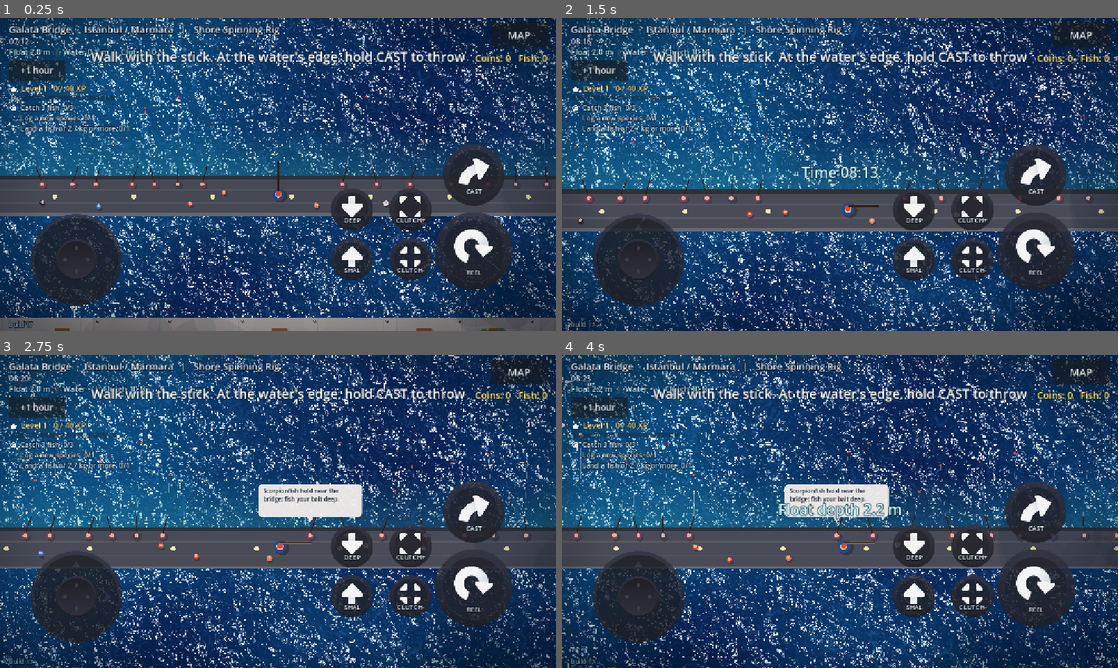
Above: before the commit, frames 1-4 (two rows, left to right).
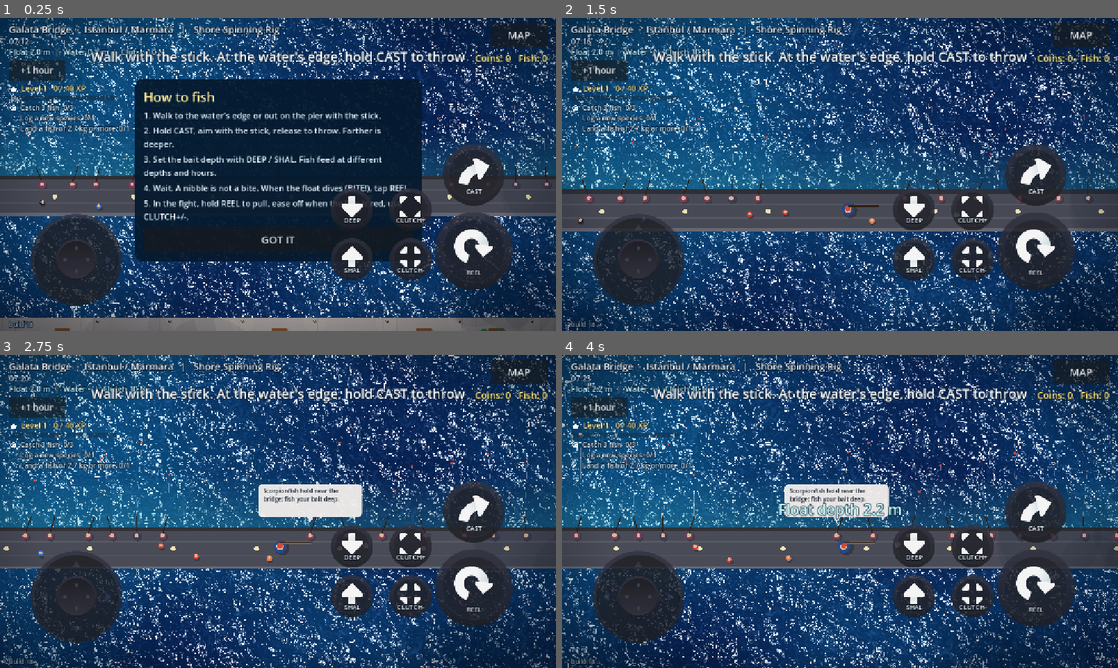
Above: after the commit, the same moments.

Repository: nextlevelcorp/godot_fishing_rpg
Game: Godot game, scene res://shore_fishing.tscn
The game is run twice, just before and just after one commit, with the same random seed, the same clock (stepped at 60 frames per second) and the same inputs. This scene is started directly instead of the project's main scene.
Inputs (mouse positions are in pixels of both pictures, inside the frame that each line leads up to):
- Up to frame 1 (0.25 s): no input
- Up to frame 2 (1.5 s): click "+1 hour" (after the commit: "GOT IT") at 0.5 s; tap Enter at 1.25 s; move the mouse to (962, 158) at 1.27 s; hold D (steer_right) from 1.28 s (still down); tap X (anchor) at 1.35 s; click (962, 158) at 1.42 s
- Up to frame 3 (2.75 s): release D (steer_right) at 2 s; drag from (166, 527) to (250, 574) at 2.02 s
- Up to frame 4 (4 s): move the mouse to (895, 442) at 2.77 s; hold D (steer_right) 2.78-3.5 s; tap E (bait_deeper) at 2.85 s; tap X (anchor) at 3.05 s; drag from (812, 574) to (673, 464) at 3.52 s

The runs differ from the first frame. In frame 1, 28% of the frame differs, in the area x 5-76%, y 19-100%; in frame 2, 0.3%; in frame 3, less than 0.1%; in frame 4, less than 0.1%.

Commit message:
feat: first-visit coach card at the shore (build 18)
Story: MVP_ROADMAP M1 onboarding

Co-Authored-By: Claude Sonnet 5.5 <noreply@anthropic.com>
Claude-Session: https://claude.ai/code/session_01HLtjWBZvxzhjVtsJywwULp

Diff:
--- a/game_session.gd
+++ b/game_session.gd
@@ -11,7 +11,7 @@
 
 ## Shown on screen so a player can tell a fresh deploy from a page the browser cached.
 ## Bump it with every build that changes behaviour.
-const BUILD := "build 17"
+const BUILD := "build 18"
 const SAVE_PATH := "user://save.cfg"
 const SAVE_VERSION := 1
 const START_RIG := "shore_spinning_rig"
@@ -35,6 +35,7 @@
 static var coins := 0
 static var sound_on := true
 static var vibration_on := true
+static var tutorial_done := false
 static var xp := 0
 static var rig_id := START_RIG
 static var owned_rigs: Array[String] = [START_RIG]
@@ -103,6 +104,7 @@
 	rig_id = String(rid) if (rid is String and owned_rigs.has(rid)) else START_RIG
 	sound_on = bool(cfg.get_value("settings", "sound_on", true))
 	vibration_on = bool(cfg.get_value("settings", "vibration_on", true))
+	tutorial_done = bool(cfg.get_value("settings", "tutorial_done", false))
 	best_kg = _clean(cfg.get_value("journal", "best_kg", {}), true)
 	counts = _clean(cfg.get_value("journal", "counts", {}), false)
 	for k: String in counts:
@@ -120,6 +122,7 @@
 	cfg.set_value("player", "owned_rigs", owned_rigs)
 	cfg.set_value("settings", "sound_on", sound_on)
 	cfg.set_value("settings", "vibration_on", vibration_on)
+	cfg.set_value("settings", "tutorial_done", tutorial_done)
 	cfg.set_value("journal", "best_kg", best_kg)
 	cfg.set_value("journal", "counts", counts)
 	var err := cfg.save(SAVE_PATH)
@@ -131,6 +134,11 @@
 static func set_sound(on: bool) -> void:
 	sound_on = on
 	AudioServer.set_bus_mute(0, not on)
+	save()
+
+
+static func set_tutorial_done() -> void:
+	tutorial_done = true
 	save()
 
 
--- a/shore_fishing.gd
+++ b/shore_fishing.gd
@@ -426,6 +426,8 @@
 		gl.position = Vector2(46.0, 194.0 + float(i) * 24.0)
 		_goal_labels.append(gl)
 	_update_progress_ui()
+	if not GameSession.tutorial_done:
+		_show_tutorial()
 
 	_power_bar = ProgressBar.new()
 	_power_bar.min_value = 0.0
@@ -1272,6 +1274,44 @@
 	_hud_root.add_child(_summary)
 
 
+## First-visit coach card: the loop in five lines. Shown once, saved when dismissed.
+func _show_tutorial() -> void:
+	var card := PanelContainer.new()
+	card.set_anchors_and_offsets_preset(Control.PRESET_CENTER)
+	card.offset_left = -330.0
+	card.offset_right = 330.0
+	card.offset_top = -220.0
+	card.offset_bottom = 160.0
+	var style := StyleBoxFlat.new()
+	style.bg_color = Color(0.02, 0.10, 0.18, 0.94)
+	style.set_corner_radius_all(18)
+	style.set_content_margin_all(20)
+	card.add_theme_stylebox_override("panel", style)
+	var box := VBoxContainer.new()
+	box.add_theme_constant_override("separation", 8)
+	card.add_child(box)
+	_plain_label(box, 30, Color(1.0, 0.92, 0.6)).text = "How to fish"
+	var lines := [
+		"1. Walk to the water's edge or out on the pier with the stick.",
+		"2. Hold CAST, aim with the stick, release to throw. Farther is deeper.",
+		"3. Set the bait depth with DEEP / SHAL. Fish feed at different depths and hours.",
+		"4. Wait. A nibble is not a bite. When the float dives (BITE!), tap REEL.",
+		"5. In the fight, hold REEL to pull, ease off when the line is red, use CLUTCH+/-.",
+	]
+	for ln: String in lines:
+		_plain_label(box, 19, Color(0.9, 0.96, 1.0)).text = ln
+	var ok := Button.new()
+	ok.text = "GOT IT"
+	ok.custom_minimum_size = Vector2(260.0, 60.0)
+	ok.add_theme_font_size_override("font_size", 24)
+	ok.focus_mode = Control.FOCUS_NONE
+	ok.pressed.connect(func() -> void:
+		GameSession.set_tutorial_done()
+		card.queue_free())
+	box.add_child(ok)
+	_hud_root.add_child(card)
+
+
 func _plain_label(parent: Control, size: int, color: Color) -> Label:
 	var l := Label.new()
 	l.add_theme_font_size_override("font_size", size)
Not shown, changed: MVP_ROADMAP.md
